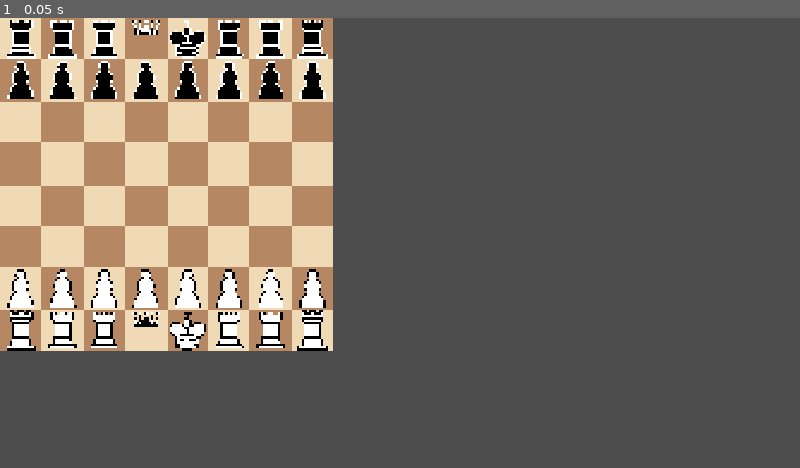
Above: before the commit, frame 1.
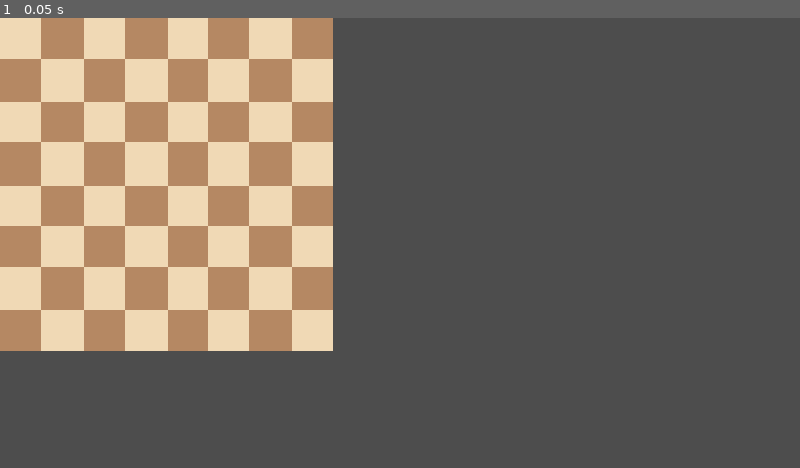
Above: after the commit, the same moment.

Repository: DuncanLouw/chess
Game: Godot game, scene res://main.tscn
Same seed, same stepped clock (60 frames per second), same inputs: the game is played once before the commit and once after it.
Inputs:
- Up to frame 1 (0.05 s): no input

The runs differ from the first frame. In frame 1, 6.1% of the frame differs, in the area x 0-41%, y 0-74%.

Commit message:
Claude changes

Diff:
--- /dev/null
+++ b/art_source/pieces/White_Bishop.svg
@@ -0,0 +1,82 @@
+<?xml version="1.0" encoding="UTF-8" standalone="no"?>
+<!-- Created with Inkscape (http://www.inkscape.org/) -->
+
+<svg
+   width="100"
+   height="100"
+   viewBox="0 0 26.458333 26.458333"
+   version="1.1"
+   id="svg1"
+   inkscape:version="1.4.2 (f4327f4, 2025-05-13)"
+   sodipodi:docname="White_Bishop.svg"
+   xmlns:inkscape="http://www.inkscape.org/namespaces/inkscape"
+   xmlns:sodipodi="http://sodipodi.sourceforge.net/DTD/sodipodi-0.dtd"
+   xmlns="http://www.w3.org/2000/svg"
+   xmlns:svg="http://www.w3.org/2000/svg">
+  <sodipodi:namedview
+     id="namedview1"
+     pagecolor="#505050"
+     bordercolor="#ffffff"
+     borderopacity="1"
+     inkscape:showpageshadow="0"
+     inkscape:pageopacity="0"
+     inkscape:pagecheckerboard="1"
+     inkscape:deskcolor="#505050"
+     inkscape:document-units="mm"
+     inkscape:zoom="6.0934343"
+     inkscape:cx="46.361376"
+     inkscape:cy="45.048487"
+     inkscape:window-width="1858"
+     inkscape:window-height="1057"
+     inkscape:window-x="54"
+     inkscape:window-y="-8"
+     inkscape:window-maximized="1"
+     inkscape:current-layer="layer1" />
+  <defs
+     id="defs1" />
+  <g
+     inkscape:label="Layer 1"
+     inkscape:groupmode="layer"
+     id="layer1">
+    <circle
+       style="fill:#ffffff;fill-rule:evenodd;stroke:#000000;stroke-width:3.77952761;paint-order:markers stroke fill;stroke-opacity:1;stroke-dasharray:none"
+       id="path1"
+       cx="47.694103"
+       cy="42.820255"
+       r="14.969682"
+       transform="scale(0.26458333)" />
+    <circle
+       style="fill:#ffffff;fill-rule:evenodd;stroke:#000000;stroke-width:9.97367747;paint-order:markers stroke fill;stroke-opacity:1;stroke-dasharray:none"
+       id="circle1"
+       cx="47.694103"
+       cy="42.820255"
+       r="14.969682"
+       transform="matrix(-0.10026392,0,0,-0.10026392,17.401062,10.161205)" />
+    <rect
+       style="fill:none;fill-rule:evenodd;stroke:none;stroke-width:3.77953;paint-order:markers stroke fill"
+       id="rect1"
+       width="1.3925285"
+       height="6.2663784"
+       x="75.312584"
+       y="34.349037"
+       transform="matrix(0.26458333,0,0,0.26458333,-7.8907525,0.4605503)" />
+    <rect
+       style="fill:#000000;fill-opacity:1;fill-rule:evenodd;stroke:none;stroke-width:4.61381;paint-order:markers stroke fill"
+       id="rect4"
+       width="4.4096775"
+       height="13.461111"
+       x="75.312584"
+       y="34.349037"
+       transform="matrix(0.17754941,0,0,0.26458333,-1.1441081,0.46055013)"
+       ry="2.0017607" />
+    <rect
+       style="fill:#000000;fill-opacity:1;fill-rule:evenodd;stroke:none;stroke-width:4.61381;paint-order:markers stroke fill"
+       id="rect5"
+       width="4.4096775"
+       height="13.461111"
+       x="75.312584"
+       y="34.349037"
+       transform="matrix(0,-0.17754941,0.26458333,0,1.7500891,25.092698)"
+       ry="2.0017607" />
+  </g>
+</svg>
--- a/main.tscn
+++ b/main.tscn
@@ -10,5 +10,8 @@
 
 [node name="Board" type="Node2D" parent="." unique_id=9588321]
 script = ExtResource("2_lquwl")
+piece_scale = null
+light_color = null
+dark_color = null
 
 [node name="Pieces" type="Node2D" parent="Board" unique_id=343556842]
--- a/scripts/board.gd
+++ b/scripts/board.gd
@@ -4,9 +4,13 @@
 const SQUARE_SIZE := 100
 
 @export var piece_scale := 0.9
-
 @export var light_color := Color("#f0d9b5")
 @export var dark_color := Color("#b58863")
+
+# Which piece node is drawn on which square. Only for the visuals:
+# the game itself is tracked in GameState.
+var piece_nodes: Dictionary[Vector2i, Piece] = {}
+
 
 func _draw() -> void:
 	for col in 8:
@@ -14,6 +18,35 @@
 			var color: Color = light_color if (col + row) % 2 == 0 else dark_color
 			draw_rect(Rect2(col * SQUARE_SIZE, row * SQUARE_SIZE, SQUARE_SIZE, SQUARE_SIZE), color)
 
+
 # Converts a square like (4, 7) into the pixel position of its centre
-func square_to_position(col: int, row: int) -> Vector2:
-	return Vector2(col + 0.5, row + 0.5) * SQUARE_SIZE
+func square_to_position(square: Vector2i) -> Vector2:
+	return (Vector2(square) + Vector2(0.5, 0.5)) * SQUARE_SIZE
+
+
+# Removes all piece nodes, then creates a node for every piece in the state
+func show_state(state: GameState, variant: ChessVariant) -> void:
+	for node in piece_nodes.values():
+		node.queue_free()    # deletes the node safely at the end of this frame
+	piece_nodes.clear()
+
+	for square: Vector2i in state.squares:    # looping over a dictionary gives its keys
+		var piece_data: PieceData = state.squares[square]
+		if piece_data != null:
+			add_piece(square, piece_data, variant)
+
+
+# Creates the node for one piece and puts it on its square
+func add_piece(square: Vector2i, piece_data: PieceData, variant: ChessVariant) -> void:
+	var path := "res://scenes/pieces/%s.tscn" % piece_data.type
+	if not ResourceLoader.exists(path):    # gives a clear error instead of a crash
+		push_error("No scene for piece type '%s' (%s)" % [piece_data.type, path])
+		return
+	var piece: Piece = load(path).instantiate()
+
+	var side: Side = variant.sides[piece_data.side]
+	piece.set_colors(side.fill_color, side.outline_color)
+	piece.position = square_to_position(square)
+	piece.scale = Vector2.ONE * piece_scale
+	$Pieces.add_child(piece)
+	piece_nodes[square] = piece
--- /dev/null
+++ b/scripts/game_state.gd
@@ -0,0 +1,62 @@
+class_name GameState
+extends RefCounted
+## The whole game as data. The rules read and change this; the Board only shows it.
+
+# Every square on the board. The value is the PieceData on it, or null if it's empty.
+# Squares that aren't part of the board ("xx" in a layout) are left out completely.
+var squares: Dictionary[Vector2i, PieceData] = {}
+
+# Whose turn it is, as an index into variant.sides (0 = the first side in the list)
+var turn := 0
+
+
+# Fills `squares` from the variant's layout text
+func load_layout(variant: ChessVariant) -> void:
+	squares.clear()
+	# YOUR TURN: see below
+
+
+# Returns the index of the side with this letter in variant.sides, or -1 if there's none
+func find_side_index(variant: ChessVariant, letter: String) -> int:
+	# YOUR TURN: see below
+	return -1
+
+
+#func place_pieces() -> void:
+	#var rows: Array = variant.layout.strip_edges().split("\n", false)
+	#for row_num in range(len(rows)):
+		#var codes: Array = rows[row_num].split(" ", false)
+		#for column_num in range(len(codes)):
+			#var piece_code: String = codes[column_num]
+			#place_one_piece(piece_code, column_num, row_num)
+#
+#
+#func place_one_piece(piece_code: String, column_num: int, row_num: int) -> void:
+	#if piece_code == "..":
+		#$Board.place_piece_on_board(null)
+		#return
+	#elif piece_code == "xx":
+		#return
+	#
+	#var piece_name: String = variant.piece_names[piece_code[1]]
+	#if piece_name == null:
+		#push_error("No piece with letter '%s'" % piece_code[1])
+		#return
+	#var piece: Piece = load("res://scenes/pieces/%s.tscn" % piece_name).instantiate()
+	#
+	#var side: Side = find_side(piece_code[0])
+	#if side == null: # reduntant with the push error in find_side which should I keep?
+		#push_error("No side with letter '%s'" % piece_code[0])
+		#return
+	#piece.set_colors(side.fill_color, side.outline_color)
+	#
+	#$Board.place_piece_on_board(piece)
+#
+#
+#func find_side(letter) -> Side:
+	#for side in variant.sides:
+		#if letter == side.letter:
+			#return side
+	#push_error("No side with letter '%s'" % letter)
+	#return null # Godot throws an error: Not all code paths return a value.
+	#
--- a/scripts/main.gd
+++ b/scripts/main.gd
@@ -2,45 +2,9 @@
 
 @export var variant: ChessVariant
 
-
-func _ready(): # Called when the node enters the scene tree for the first time.
-	#Board.position
-	place_pieces()
+var state := GameState.new()
 
 
-func place_pieces() -> void:
-	var rows: Array = variant.layout.strip_edges().split("\n", false)
-	for row_num in range(len(rows)):
-		var codes: Array = rows[row_num].split(" ", false)
-		for column_num in range(len(codes)):
-			var piece_code: String = codes[column_num]
-			place_one_piece(piece_code, column_num, row_num)
-
-
-func place_one_piece(piece_code: String, column_num: int, row_num: int) -> void:
-	if piece_code == ".." or piece_code == "xx":
-		return
-
-	var piece_name: String = variant.piece_names[piece_code[1]]
-	if piece_name == null:
-		push_error("No piece with letter '%s'" % piece_code[1])
-		return
-	var piece: Piece = load("res://scenes/pieces/%s.tscn" % piece_name).instantiate()
-
-	var side: Side = find_side(piece_code[0])
-	if side == null: # reduntant with the push error in find_side which should I keep?
-		push_error("No side with letter '%s'" % piece_code[0])
-		return
-	piece.set_colors(side.fill_color, side.outline_color)
-
-	piece.position = $Board.square_to_position(column_num, row_num)
-	piece.scale = Vector2.ONE * $Board.piece_scale
-	$Board/Pieces.add_child(piece)
-
-
-func find_side(letter) -> Side:
-	for side in variant.sides:
-		if letter == side.letter:
-			return side
-	push_error("No side with letter '%s'" % letter)
-	return null # Godot throws an error: Not all code paths return a value.
+func _ready() -> void:
+	state.load_layout(variant)
+	$Board.show_state(state, variant)
--- /dev/null
+++ b/scripts/piece_data.gd
@@ -0,0 +1,14 @@
+class_name PieceData
+extends RefCounted
+## One piece in the game state. Pure data: no nodes, nothing on screen.
+
+var type: String          # "king", "rook", ... (from the variant's piece_names)
+var side: int             # index into variant.sides: 0 = white, 1 = black in standard chess
+var has_moved := false    # needed later for castling and the pawn's double first move
+var recently_moved := false    # needed later for en passant
+
+
+# _init runs when you write PieceData.new(...), so a piece always starts with a type and side
+func _init(piece_type: String, piece_side: int) -> void:
+	type = piece_type
+	side = piece_side
Not shown, added: scripts/game_state.gd.uid
Not shown, added: scripts/piece_data.gd.uid
Not shown, changed: project_guide.md
